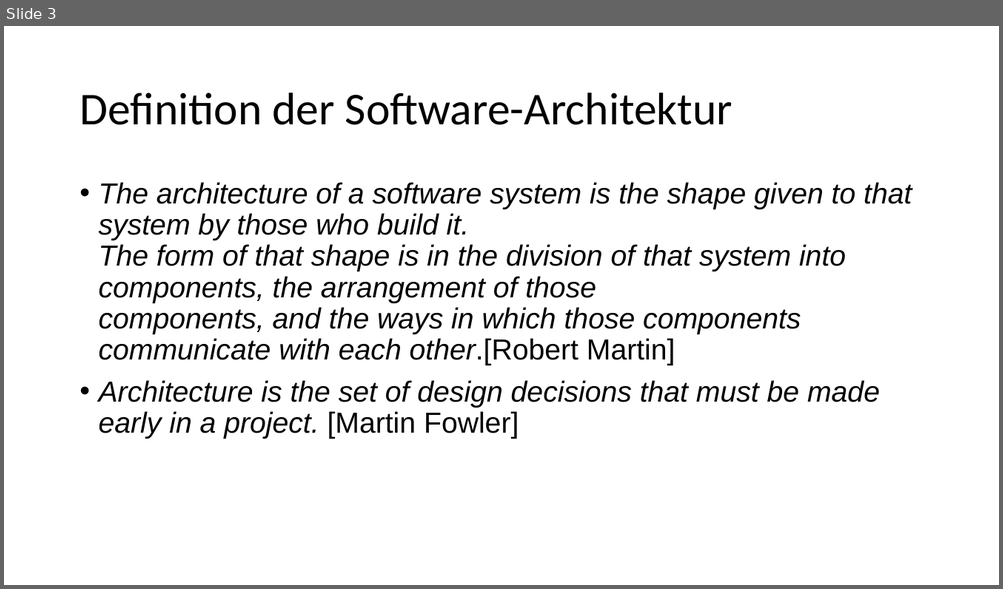
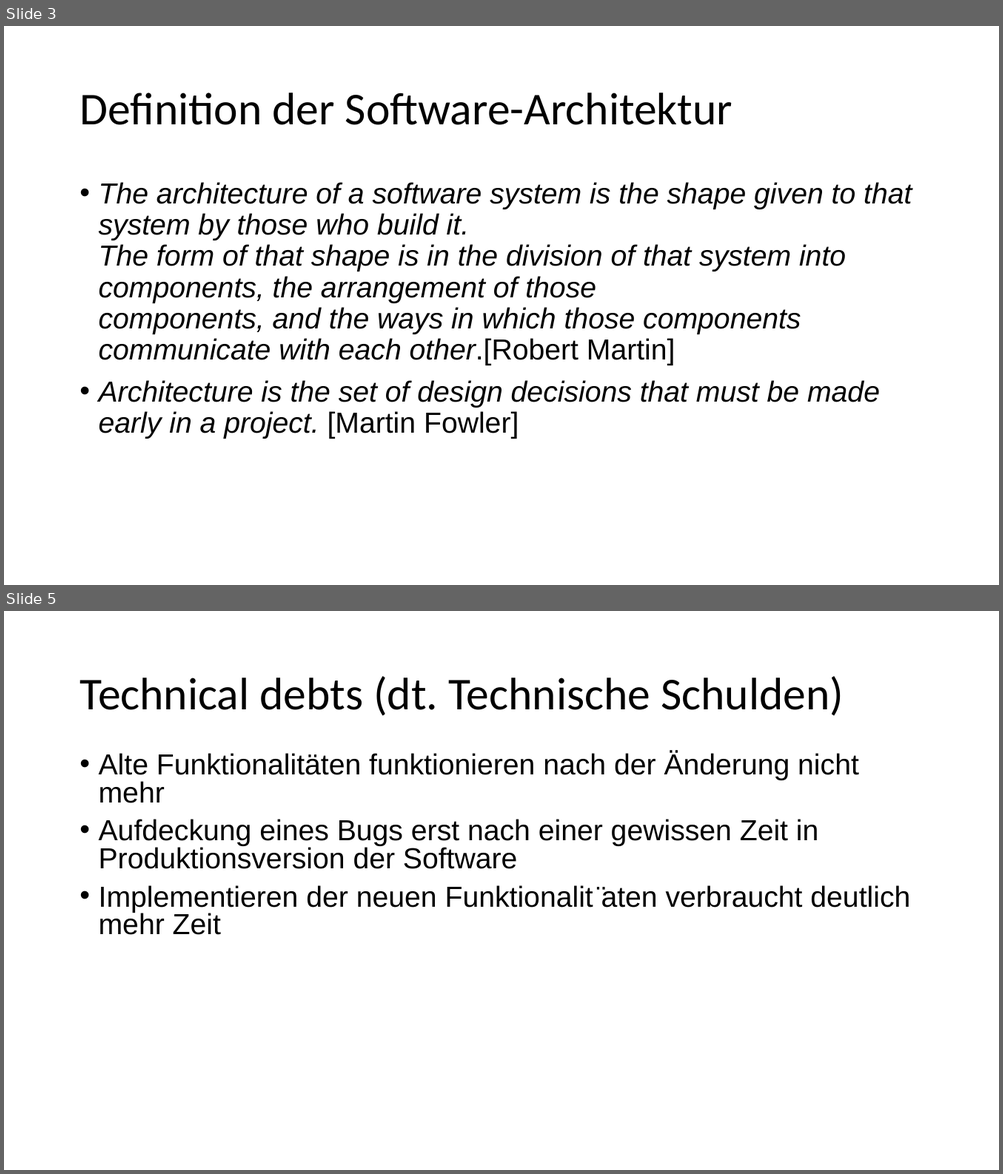
Before and after one commit to IvanAgibalov97/Praxisbericht, a slide deck: präsentation.pptx. Shown one above the other, each under a label of ours: slide 3 before the commit, slides 3 and 5 after it; the slides between them are not shown. The pictures are 1003x589 and 1003x1174 pixels, drawn with LibreOffice and Linux fonts; fonts in the diff are those of the drawing. Boxes give left, top, right and bottom in pixels: in the first picture for what was removed or moved away, otherwise in the second. Text is boxed around its words. In the diff, an @@ line names an element or a change of style, - is before the commit and + after.

```diff
--- a/präsentation.pptx
+++ b/präsentation.pptx
@@ slide 5 added at (4,611,999,1170), background #FFFFFF @@
@@ title added at (79,676,843,716), 44 pt, text #000000 @@
+Technical debts (dt. Technische Schulden)
@@ text added at (99,752,910,935), 28 pt, text #000000 @@
+• Alte Funktionalitäten funktionieren nach der Änderung nicht mehr
+• Aufdeckung eines Bugs erst nach einer gewissen Zeit in Produktionsversion der Software
+• Implementieren der neuen Funktionalit ̈aten verbraucht deutlich mehr Zeit
```
Also in this commit, not shown: 4 slides changed, 7 other slides added, 33 other files.
